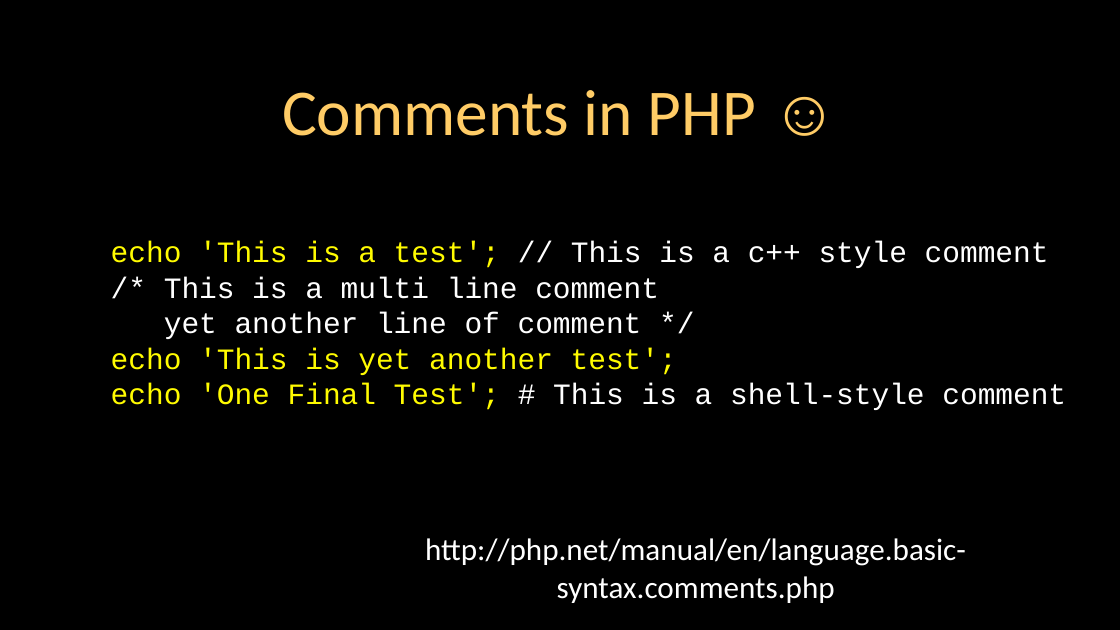
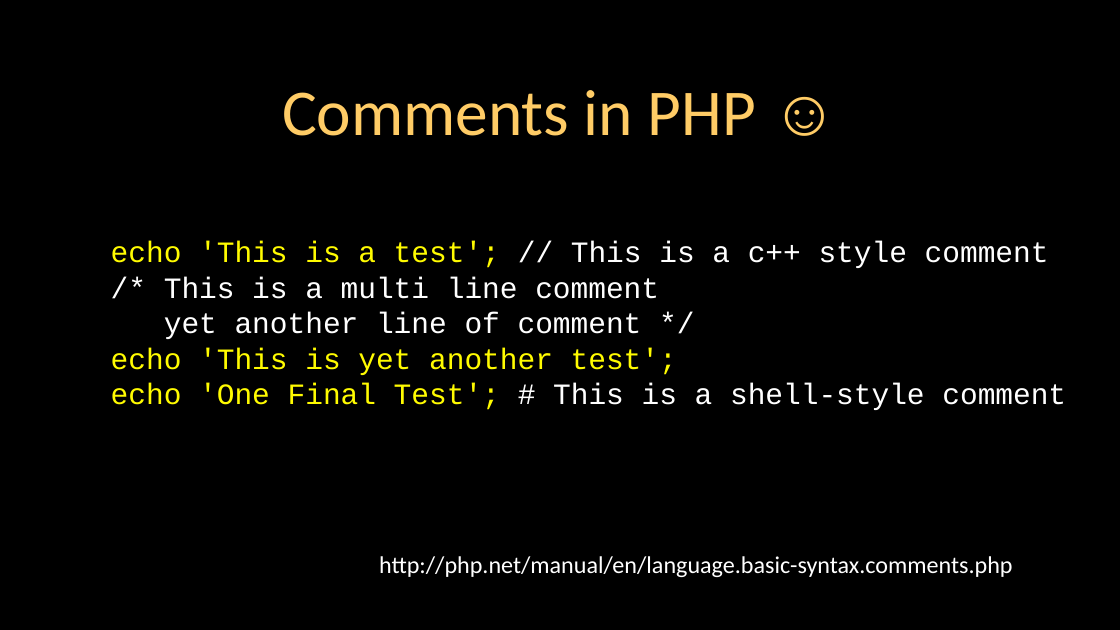
Before and after one commit to csev/wa4e, a slide deck: slide 16 of lectures/PHP-01-Overview.ppt. Drawn at 1120x630 pixels with LibreOffice and Linux fonts; fonts in the diff are those of the drawing. Boxes give left, top, right and bottom in pixels: in the first picture for what was removed or moved away, otherwise in the second. Text is boxed around its words. In the diff, an @@ line names an element or a change of style, - is before the commit and + after.

```diff
--- a/lectures/PHP-01-Overview.ppt
+++ b/lectures/PHP-01-Overview.ppt
@@ free "http://php.net/manual/en/language.basic-syntax.comments.php" at (299,549,1093,587): size 20 to 15.5 pt; line spacing 1 to 0.8 @@
```
Also in this commit, not shown: 16 other slides changed.
